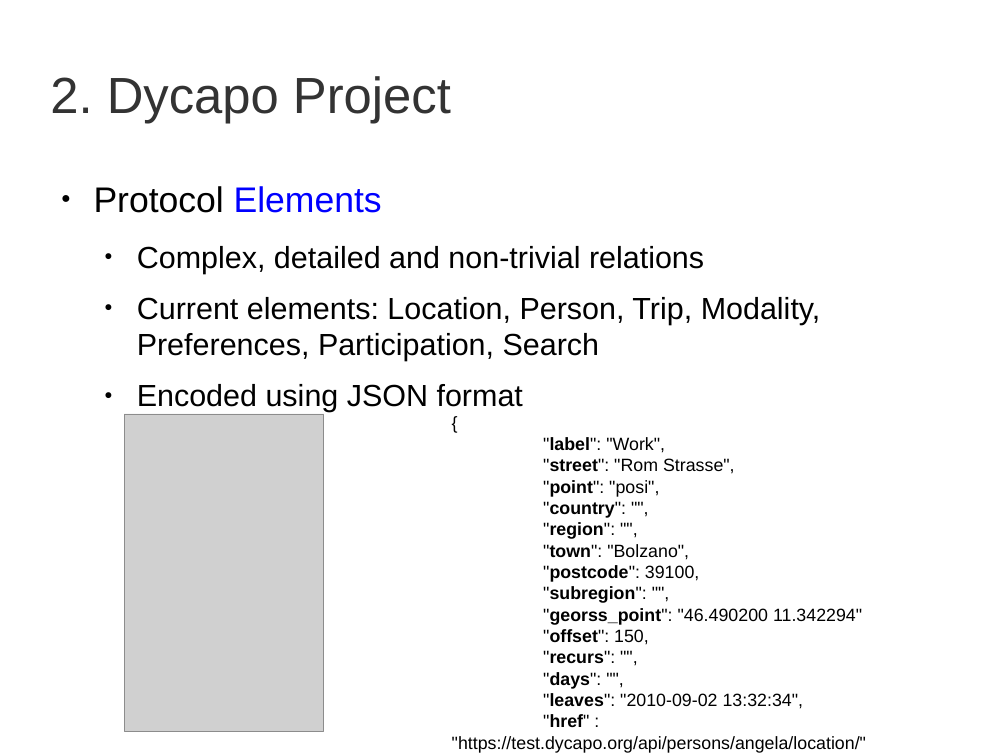
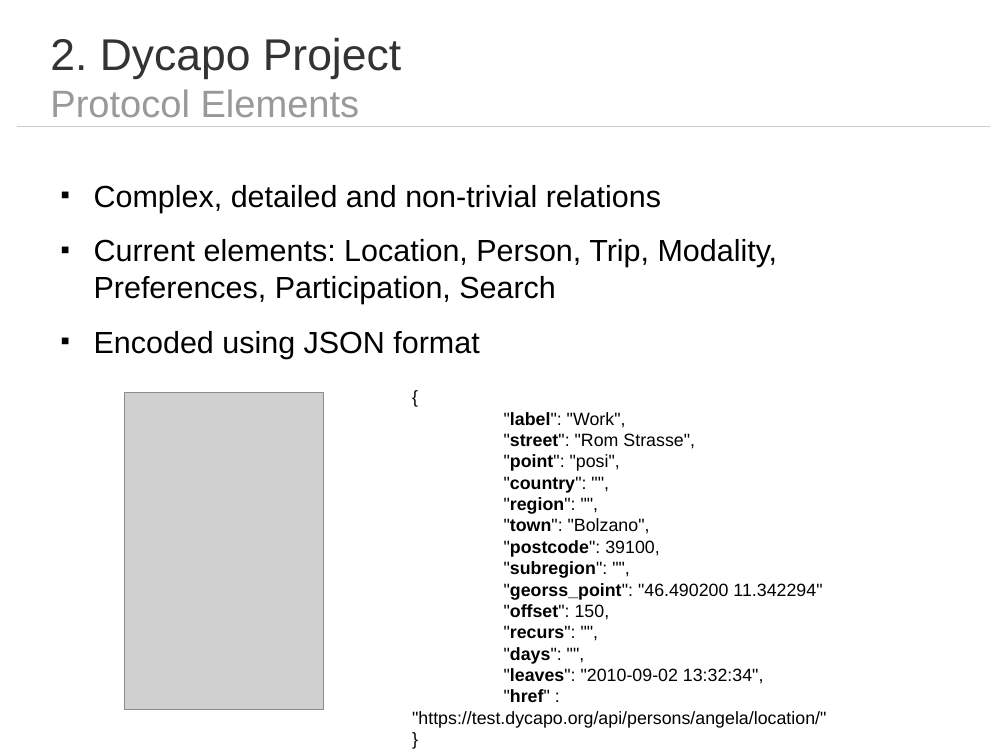
Before and after one commit to dgraziotin/dycapo-thesis, a slide deck: slide 10 of presentation/dycapo.odp. Drawn at 1008x756 pixels with LibreOffice and Linux fonts; fonts in the diff are those of the drawing; grey boxes stand for pictures. Boxes give left, top, right and bottom in pixels: in the first picture for what was removed or moved away, otherwise in the second. Text is boxed around its words. In the diff, an @@ line names an element or a change of style, - is before the commit and + after.

Commit message:
Final layout for presentation. maybe

```diff
--- a/presentation/dycapo.odp
+++ b/presentation/dycapo.odp
@@ title at box(50, 37, 401, 117): text changed; size 40 to 30 pt; text colour #333333 to #999999 @@
-2. Dycapo Project
+2. Dycapo Project
+Protocol Elements
@@ line added from (18, 126) to (991, 126), #CCCCCC 0 pt @@
@@ text "Complex, detailed and non-trivial relations" at box(94, 185, 778, 359): bullet ● to ■; list level 2 to 1 in "Complex, detailed and non-trivial relations"; list level 2 to 1 in "Current elements: Location, Person, Trip, ..."; list level 2 to 1 in "Encoded using JSON format" @@
@@ text at box(94, 186, 382, 213): paragraph removed @@
-● Protocol Elements
@@ text "{": place and size @@
-text "{" at box(452, 437, 866, 753)
+text "{" at box(412, 412, 826, 728)
@@ picture: place and size @@
-picture at box(124, 414, 325, 732)
+picture at box(124, 392, 325, 710)
```
Also in this commit, not shown: 11 other slides changed, 1 slide added, 1 slide removed.
